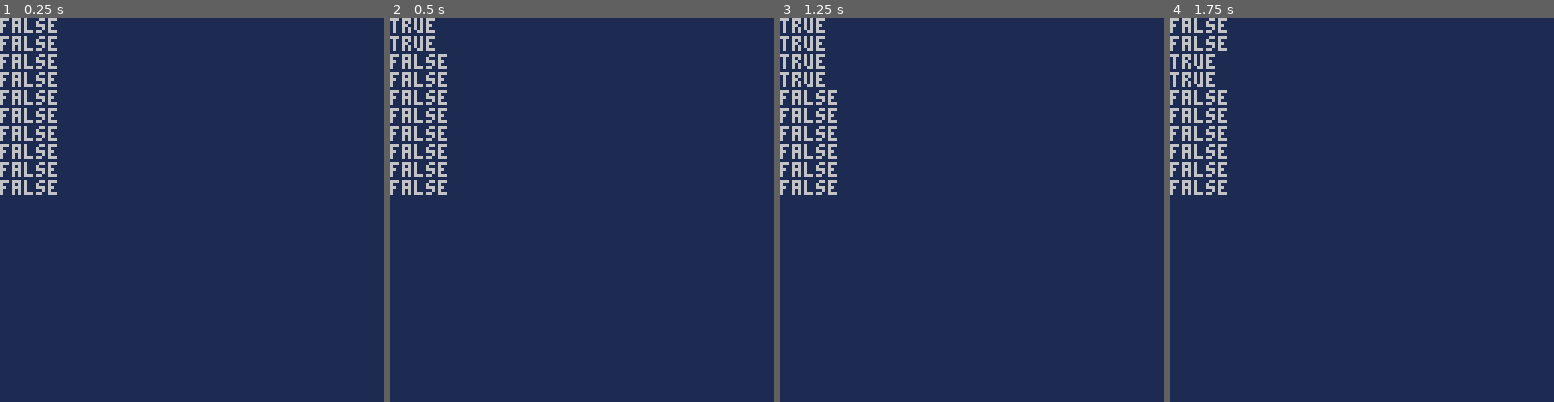
Above: before the commit, frames 1-4 (left to right).
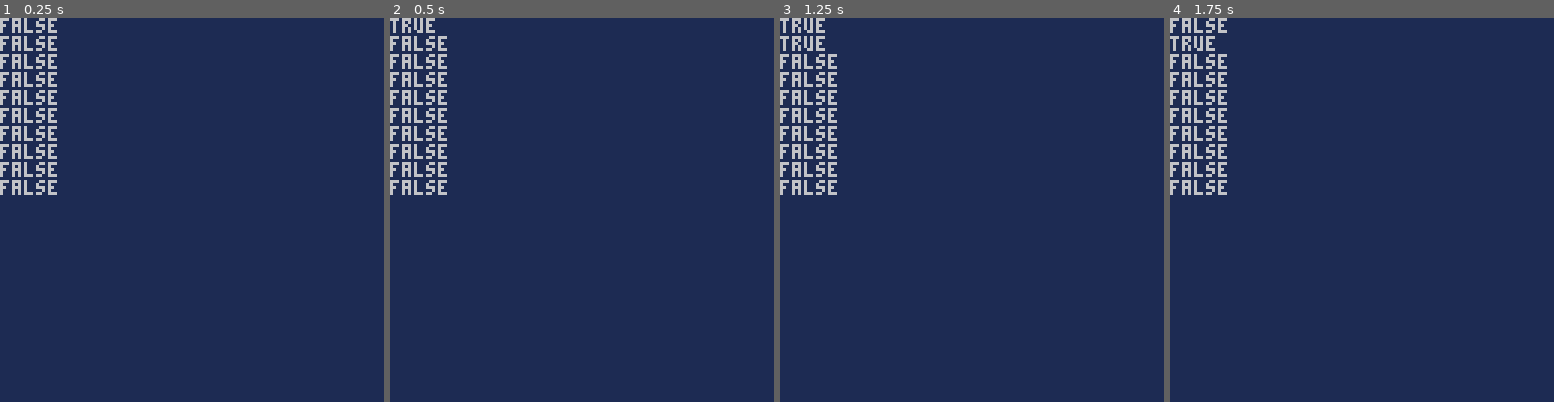
Above: after the commit, the same moments.

Repository: doooooooomiki/PICO8-basic-setup
Game: PICO-8 cartridge basicsetup.p8
Same seed, same stepped clock (60 frames per second), same inputs: the game is played once before the commit and once after it.
Inputs:
- Up to frame 1 (0.25 s): no input
- Up to frame 2 (0.5 s): tap X (X key) at 0.33 s
- Up to frame 3 (1.25 s): tap X (X key) at 1.07 s
- Up to frame 4 (1.75 s): hold Right from 1.6 s (still down)

Frame 1 is identical in both runs. In frame 2, 0.2% of the frame differs, in the area x 0-15%, y 4-9%; in frame 3, 0.3%; in frame 4, 0.5%, in the area x 0-15%, y 4-18%.

Commit message:
changed btn to btnp

Diff:
--- a/main.lua
+++ b/main.lua
@@ -122,7 +122,7 @@
 function _update()
   cls(Screen.background)
   Player:update()
-  if btn(5) then
+  if btnp(5) then
     for bullet in all(Player.bullets) do
       if not bullet.active then
         bullet.x = Player.x
